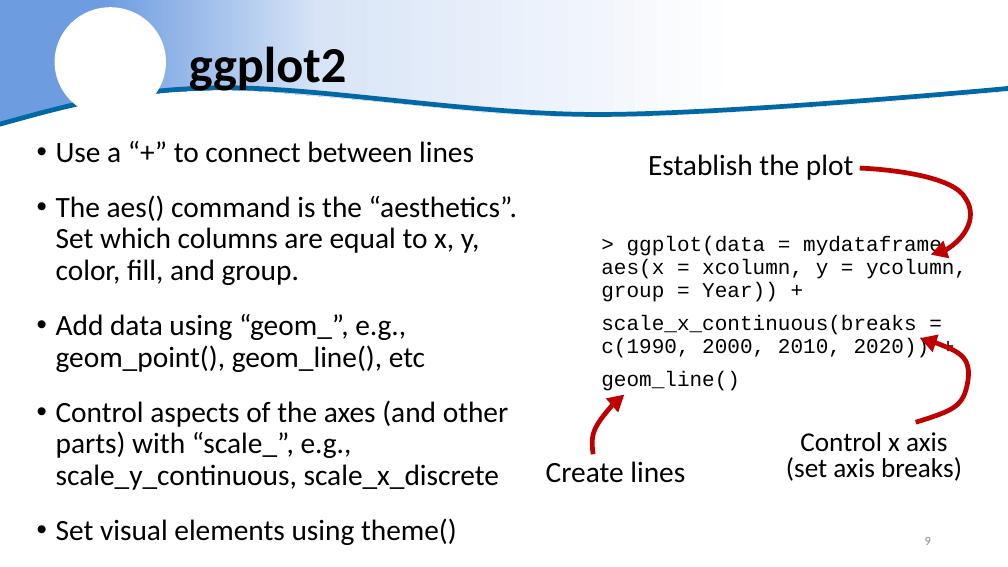
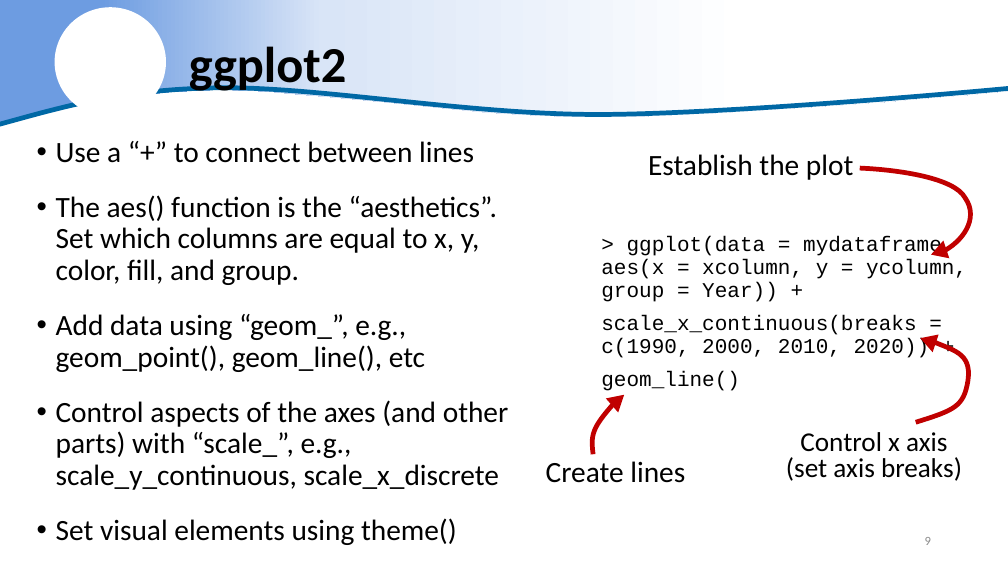
Before and after one commit to justinpriest/R_Intro_ADFG, a slide deck: slide 9 of The Basics of R - Day 2.pptx. Drawn at 1008x567 pixels with LibreOffice and Linux fonts; fonts in the diff are those of the drawing; background and template pictures are left out. Boxes give left, top, right and bottom in pixels: in the first picture for what was removed or moved away, otherwise in the second. Text is boxed around its words. In the diff, an @@ line names an element or a change of style, - is before the commit and + after.

```diff
--- a/The Basics of R - Day 2.pptx
+++ b/The Basics of R - Day 2.pptx
@@ text at (x1=56, y1=195, x2=497, y2=285): text changed @@
-• The aes() command is the “aesthetics”. Set which columns are equal to x, y, color, fill, and group.
+• The aes() function is the “aesthetics”. Set which columns are equal to x, y, color, fill, and group.
```
Also in this commit, not shown: 17 other slides changed, 7 slides added, 19 other files.
